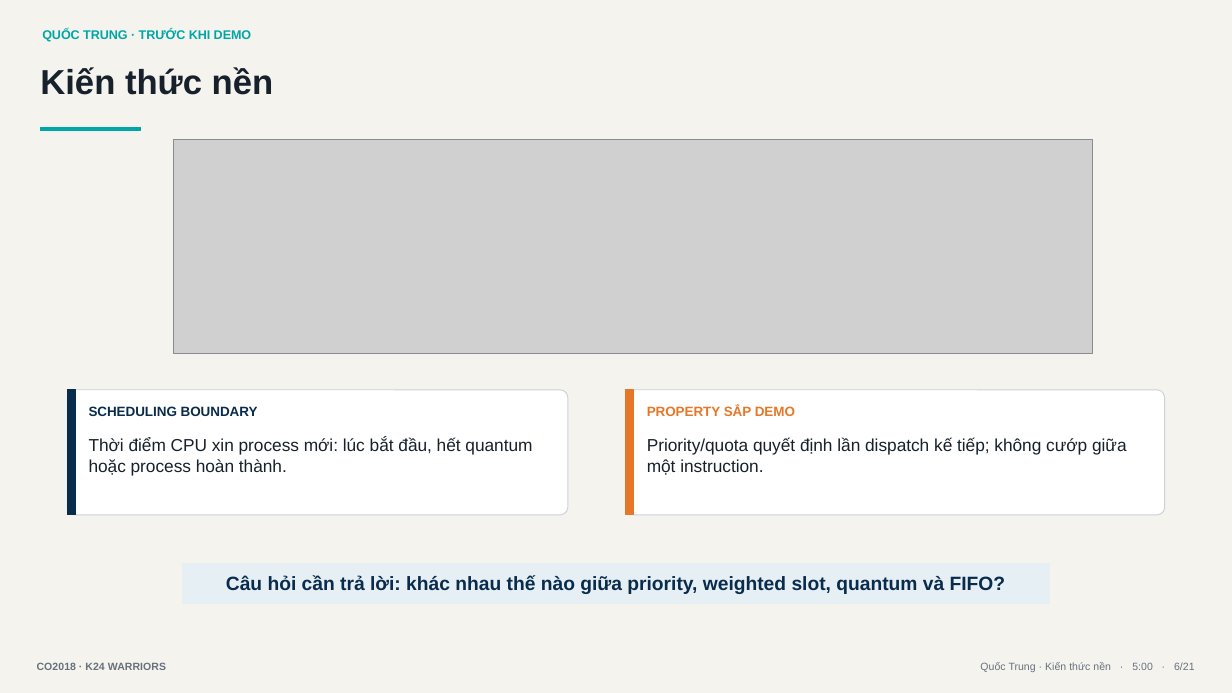
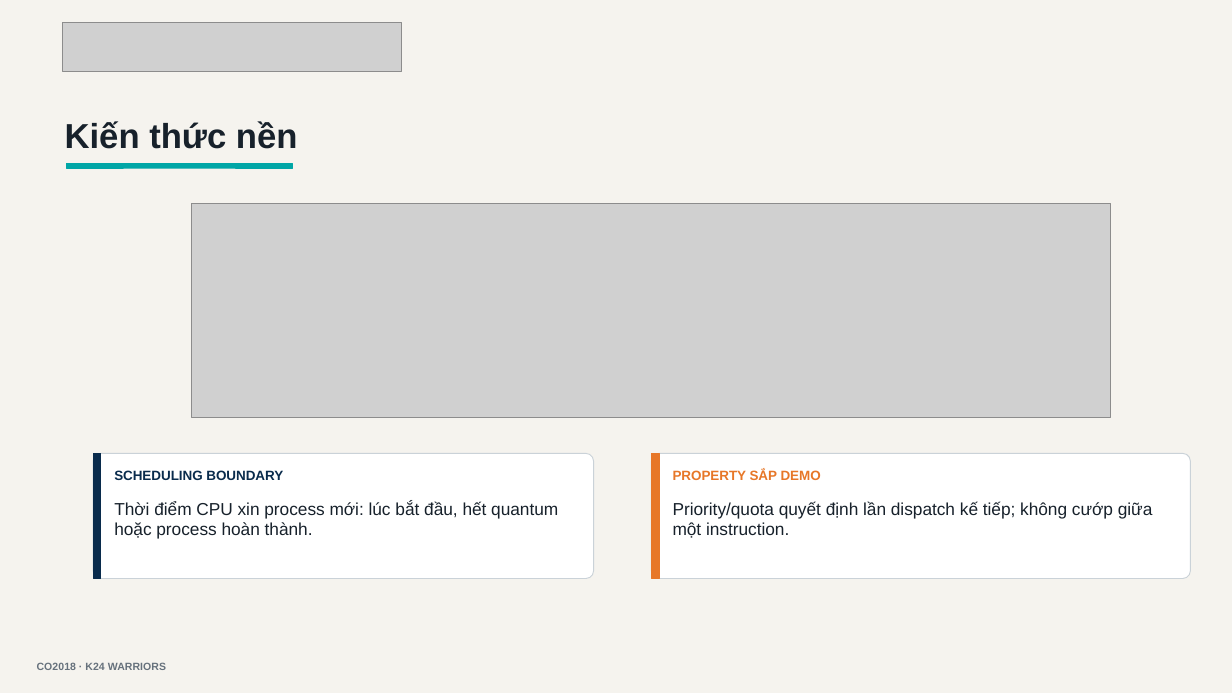
Before and after one commit to tranbaoanh21/os-assignment, a slide deck: slide 4 of os_simulator_demo_slides.pptx. Drawn at 1232x693 pixels with LibreOffice and Linux fonts; fonts in the diff are those of the drawing; grey boxes stand for pictures. Boxes give left, top, right and bottom in pixels: in the first picture for what was removed or moved away, otherwise in the second. Text is boxed around its words. In the diff, an @@ line names an element or a change of style, - is before the commit and + after.

Commit message:
prepare final live demo with paging tests

```diff
--- a/os_simulator_demo_slides.pptx
+++ b/os_simulator_demo_slides.pptx
@@ rectangle removed at (x1=41, y1=23, x2=329, y2=50) @@
-QUỐC TRUNG · TRƯỚC KHI DEMO
@@ picture added at (x1=63, y1=22, x2=402, y2=71) @@
@@ rectangle "Kiến thức nền" resized from (x1=39, y1=55, x2=1189, y2=123) to (x1=63, y1=110, x2=344, y2=177) @@
@@ rectangle resized from (x1=41, y1=128, x2=140, y2=131) to (x1=67, y1=164, x2=293, y2=168) @@
@@ picture moved from (x1=174, y1=140, x2=1093, y2=354) to (x1=192, y1=203, x2=1112, y2=418) @@
@@ 6 rectangles, 2 rounded rectangles moved together from (x1=67, y1=390, x2=1165, y2=515) to (x1=93, y1=454, x2=1190, y2=579) @@
@@ rectangle removed at (x1=183, y1=563, x2=1050, y2=604) @@
-Câu hỏi cần trả lời: khác nhau thế nào giữa priority, weighted slot, quantum và FIFO?
@@ rectangle removed at (x1=818, y1=658, x2=1197, y2=679) @@
-Quốc Trung · Kiến thức nền · 5:00 · 6/21
```
Also in this commit, not shown: 16 other slides changed, 3 slides added, 1 slide removed, 14 other files.
